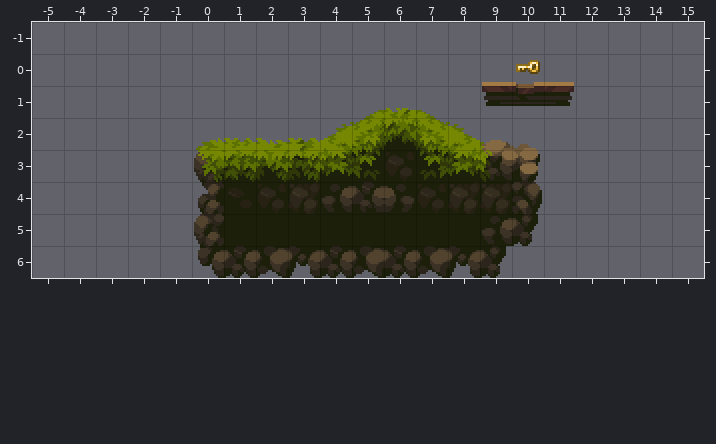
Two versions of a level (Tiled map (JSON), bin/fantasySideScroller/testMap_separate_layers.tmj). The picture above is the old version.
Cells are 16x16 px. Shown: x -5..15, y -1..6.
And afterwards:
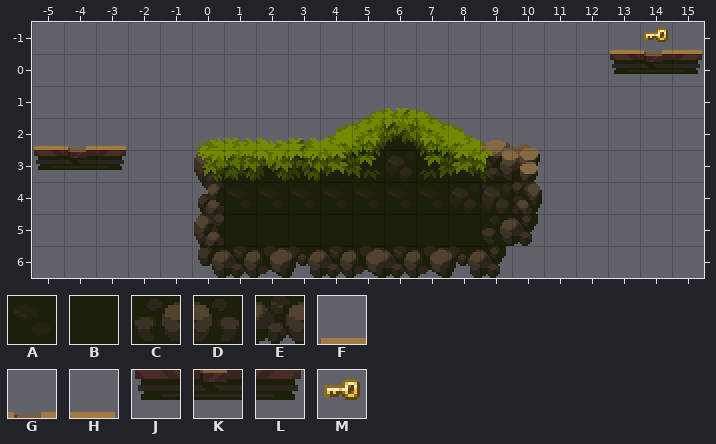
Key: from "fantasyTiles": A 51 "tile", B 77 "tile", C 80 "tile", D 81 "tile", E 101 "tile", F 130 "tile", G 131 "tile", H 132 "tile", J 155 "tile", K 156 "tile", L 157 "tile", M 515 "key".
_ is an empty cell.
Difference:
Layer "item":
y -1: x 14 _ -> M
y 0: x 10 M -> _
y 4: x 5 B -> _
Layer "main":
y 4: x 4..6 CED -> AAA
Layer "platform":
y -1: x 13..15 ___ -> FGH
y 0: x 9..11 FGH -> ___; x 13..15 ___ -> JKL
y 1: x 9..11 JKL -> ___
y 2: x -5..-3 ___ -> FGH
y 3: x -5..-3 ___ -> JKL
